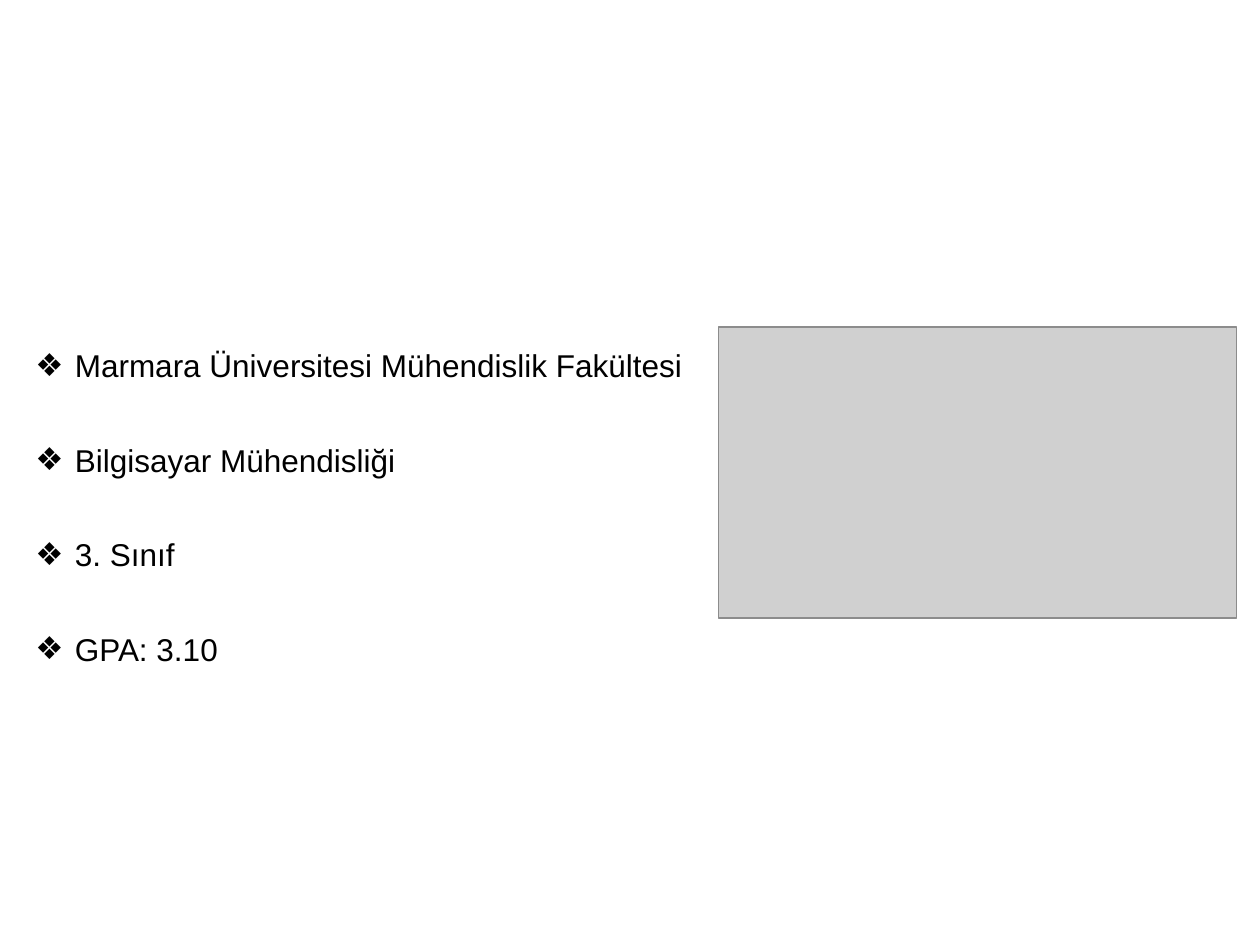
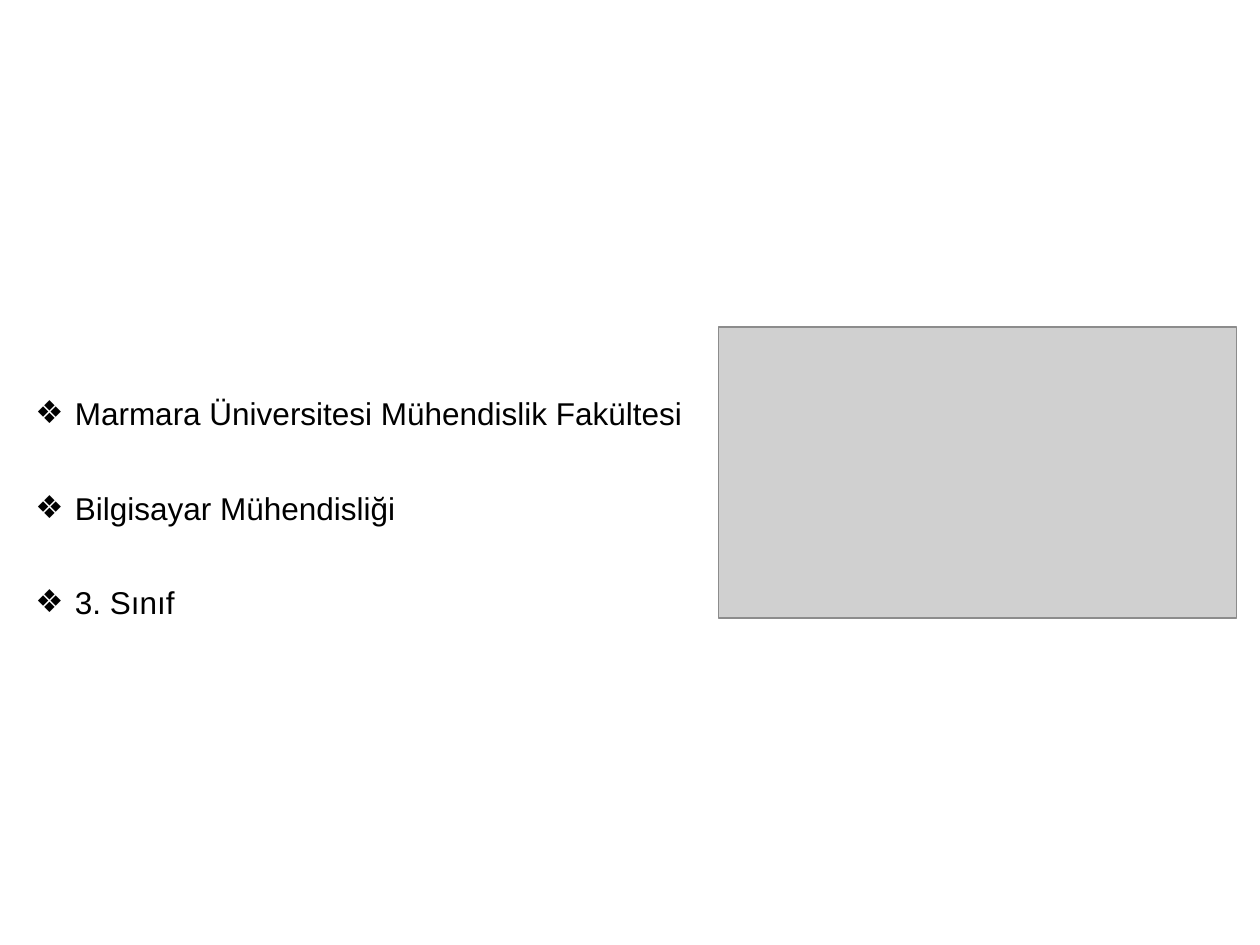
Before and after one commit to bdutucu/yaml-parser-real, a slide deck: slide 3 of sunum/bugra sunum.pptx. Drawn at 1260x945 pixels with LibreOffice and Linux fonts; fonts in the diff are those of the drawing; grey boxes stand for pictures; background and template pictures are left out. Boxes give left, top, right and bottom in pixels: in the first picture for what was removed or moved away, otherwise in the second. Text is boxed around its words. In the diff, an @@ line names an element or a change of style, - is before the commit and + after.

```diff
--- a/sunum/bugra sunum.pptx
+++ b/sunum/bugra sunum.pptx
@@ text "Marmara Üniversitesi Mühendislik Fakültesi": place and size @@
-text "Marmara Üniversitesi Mühendislik Fakültesi" at (75,352,682,662)
+text "Marmara Üniversitesi Mühendislik Fakültesi" at (75,400,682,615)
@@ text at (75,639,217,662): paragraph removed @@
-❖ GPA: 3.10
```
Also in this commit, not shown: 2 other slides changed, 3 slides added, 17 other files.
